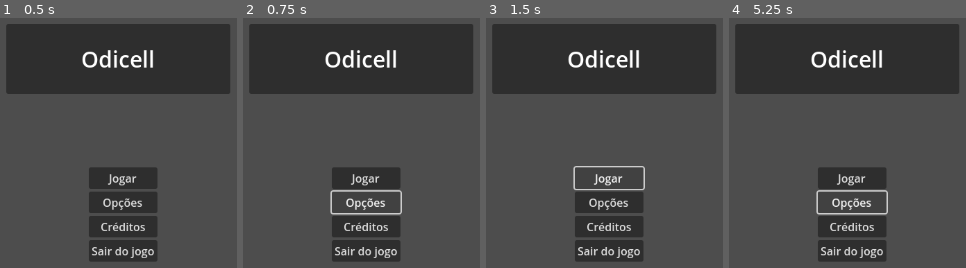
Above: before the commit, frames 1-4 (left to right).
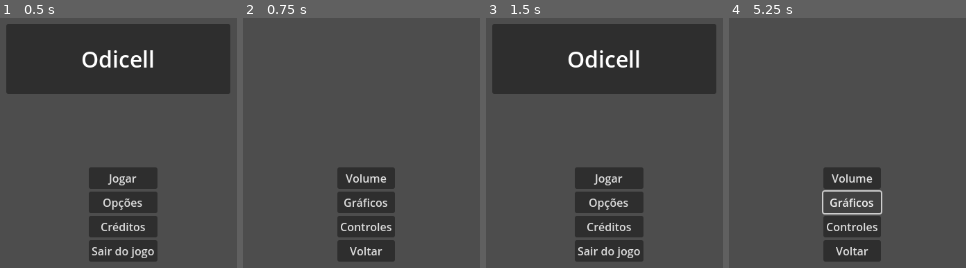
Above: after the commit, the same moments.

Repository: qfaxas/alpha_odicell
Game: Godot game, scene res://cenas/menu_principal.tscn
Two runs of this game, one before a commit and one after it. Both use one fixed random seed, a clock stepped at 60 frames per second and the inputs below.
Inputs (mouse positions are in pixels of both pictures, inside the frame that each line leads up to):
- Up to frame 1 (0.5 s): no input
- Up to frame 2 (0.75 s): click "Opções" at 0.5 s
- Up to frame 3 (1.5 s): click (609, 178) at 1.25 s, where only the run after the commit has a clickable "Volume"
- Up to frame 4 (5.25 s): click "Jogar" at 2 s; click "Jogar" at 2.75 s; click "Créditos" at 3.5 s; click "Opções" at 4.25 s; click (852, 203) at 5 s, where only the run after the commit has a clickable "Gráficos"

Frame 1 is identical in both runs. In frame 2, 30% of the frame differs, in the area x 2-98%, y 2-98%; in frame 3, 0.5%; in frame 4, 29%.

Commit message:
revamp do menu de opções
o voltar funciona

Diff:
--- a/cenas/menu_opções.tscn
+++ b/cenas/menu_opções.tscn
@@ -1,4 +1,6 @@
-[gd_scene format=3 uid="uid://d1jxpw8vdu2fs"]
+[gd_scene load_steps=2 format=3 uid="uid://d1jxpw8vdu2fs"]
+
+[ext_resource type="Script" path="res://scripts/menu_opções.gd" id="1_hngoc"]
 
 [node name="menu_opções" type="Control"]
 layout_mode = 3
@@ -7,6 +9,7 @@
 anchor_bottom = 1.0
 grow_horizontal = 2
 grow_vertical = 2
+script = ExtResource("1_hngoc")
 
 [node name="MarginContainer" type="MarginContainer" parent="."]
 layout_mode = 1
@@ -41,3 +44,8 @@
 [node name="voltar" type="Button" parent="MarginContainer/VBoxContainer"]
 layout_mode = 2
 text = "Voltar"
+
+[connection signal="pressed" from="MarginContainer/VBoxContainer/volume_button" to="." method="_on_volume_button_pressed"]
+[connection signal="pressed" from="MarginContainer/VBoxContainer/graphs_button" to="." method="_on_graphs_button_pressed"]
+[connection signal="pressed" from="MarginContainer/VBoxContainer/control_remap" to="." method="_on_control_remap_pressed"]
+[connection signal="pressed" from="MarginContainer/VBoxContainer/voltar" to="." method="_on_voltar_pressed"]
--- a/scripts/back2menu.gd
+++ /dev/null
@@ -1,14 +0,0 @@
-extends Button
-
-
-
-func _on_volume_button_pressed():
-	pass # Replace with function body.
-
-
-func _on_graphs_button_pressed():
-	pass # Replace with function body.
-
-
-func _on_control_remap_pressed():
-	pass # Replace with function body.
--- /dev/null
+++ b/scripts/menu_opções.gd
@@ -0,0 +1,16 @@
+extends Control
+
+func _on_volume_button_pressed():
+	get_tree().change_scene_to_file("res://cenas/menu_principal.tscn")
+
+
+func _on_graphs_button_pressed():
+	pass # Replace with function body.
+
+
+func _on_control_remap_pressed():
+	pass # Replace with function body.
+
+
+func _on_voltar_pressed():
+	get_tree().change_scene_to_file("res://cenas/menu_principal.tscn")
--- a/scripts/menu_principal.gd
+++ b/scripts/menu_principal.gd
@@ -7,7 +7,7 @@
 
 
 func _on_options_button_pressed():
-	pass # Replace with function body.
+	get_tree().change_scene_to_file("res://cenas/menu_opções.tscn")
 
 
 func _on_credits_button_pressed():
